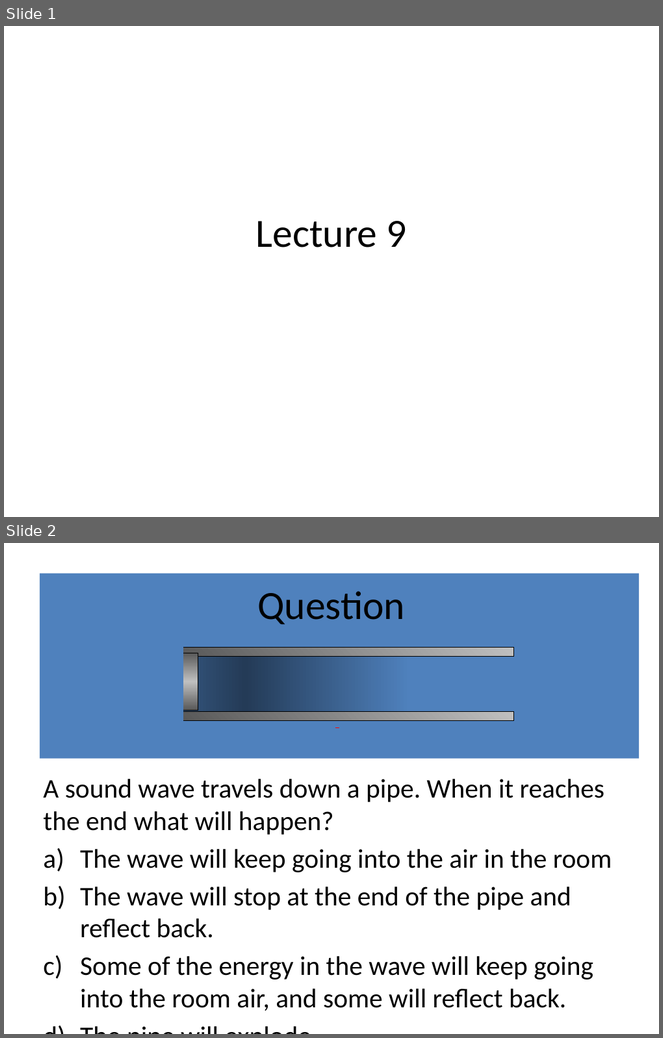
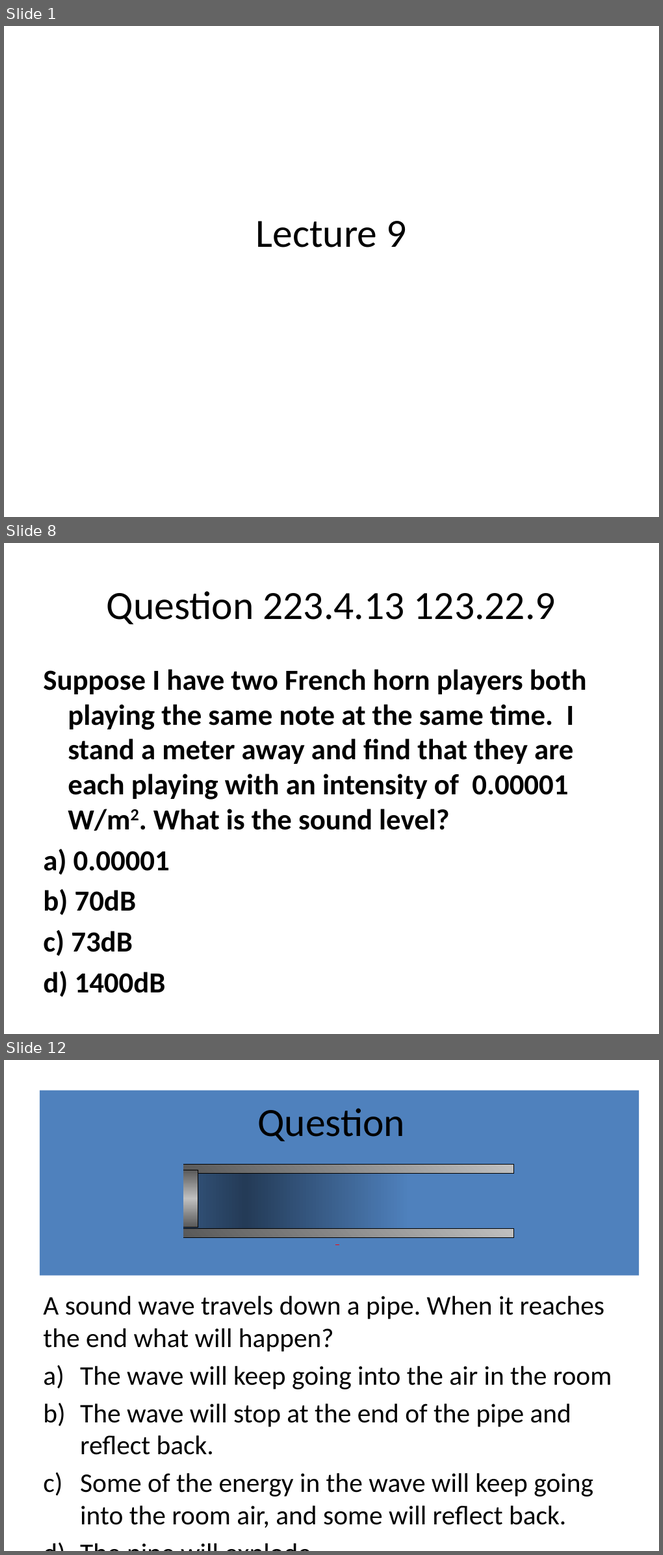
Before and after one commit to rtlines/Introductory-Physics-II, a slide deck: Lecture_Slides/PH 123 Lecture 09.pptx. Shown one above the other, each under a label of ours: slides 1 and 2 before the commit, slides 1, 8 and 12 after it; the slides between them are not shown. The pictures are 663x1038 and 663x1555 pixels, drawn with LibreOffice and Linux fonts; fonts in the diff are those of the drawing. Boxes give left, top, right and bottom in pixels: in the first picture for what was removed or moved away, otherwise in the second. Text is boxed around its words. In the diff, an @@ line names an element or a change of style, - is before the commit and + after.

```diff
--- a/Lecture_Slides/PH 123 Lecture 09.pptx
+++ b/Lecture_Slides/PH 123 Lecture 09.pptx
@@ slide 8 added at box(4, 543, 659, 1034), background #FFFFFF @@
@@ title added at box(107, 591, 556, 624), 44 pt, text #000000 @@
+Question 223.4.13 123.22.9
@@ text added at box(43, 669, 587, 997), 32 pt, text #000000, bold @@
+Suppose I have two French horn players both playing the same note at the same time. I stand a meter away and find that they are each playing with an intensity of 0.00001 W/m2. What is the sound level?
+a) 0.00001
+b) 70dB
+c) 73dB
+d) 1400dB
@@ what was slide 2 is now slide 12 @@
```
Also in this commit, not shown: 12 other slides added, 51 other files.
